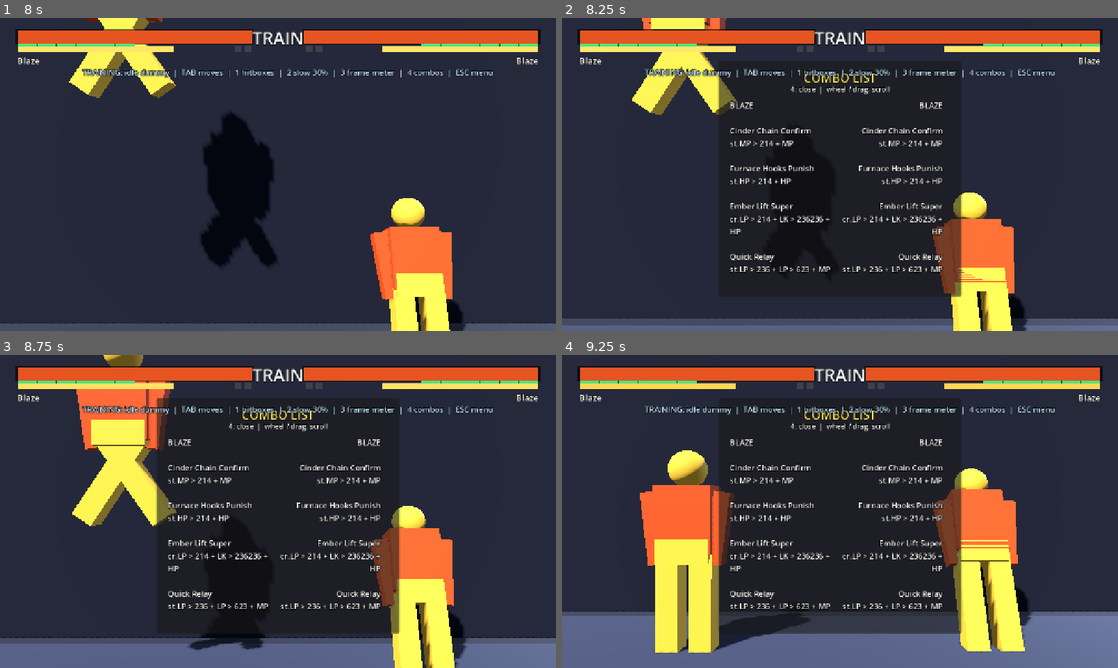
Above: before the commit, frames 1-4 (two rows, left to right).
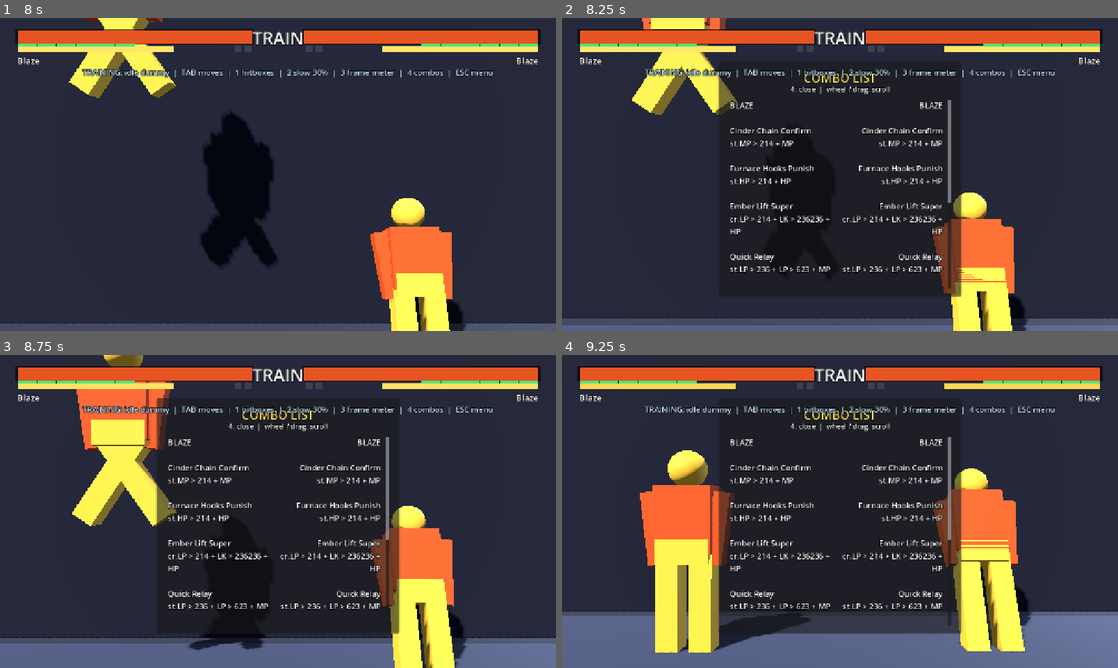
Above: after the commit, the same moments.

Repository: muji-wyh/FootisesGame3
Game: Godot game, scene res://scenes/match/Training.tscn
Two runs of this game, one before a commit and one after it. Both use one fixed random seed, a clock stepped at 60 frames per second and the inputs below. This scene is started directly instead of the project's main scene. Sound files missing from this copy of the repository are replaced by a short silence.
Inputs (mouse positions are in pixels of both pictures, inside the frame that each line leads up to):
- Up to frame 1 (8 s): tap Enter at 0.5 s; move the mouse to (400, 158) at 0.52 s; hold D 0.53-1.25 s; tap U (p1_lp) at 0.6 s; click (400, 158) at 0.67 s; drag from (166, 190) to (250, 237) at 1.27 s; move the mouse to (333, 105) at 2.02 s; hold D 2.03-2.75 s; tap I at 2.1 s; drag from (250, 237) to (111, 127) at 2.77 s; move the mouse to (444, 221) at 3.52 s; hold A 3.53-4.25 s; tap J at 3.6 s; drag from (111, 127) to (194, 96) at 4.27 s; move the mouse to (305, 174) at 5.02 s; hold S 5.03-5.75 s; tap L at 5.1 s; click (305, 174) at 5.17 s; drag from (194, 96) to (166, 190) at 5.77 s; move the mouse to (400, 158) at 6.52 s; hold W 6.53-7.25 s; tap 2 at 6.6 s; drag from (166, 190) to (250, 237) at 7.27 s
- Up to frame 2 (8.25 s): move the mouse to (895, 105) at 8.02 s; hold S from 8.03 s (still down); tap 4 at 8.1 s
- Up to frame 3 (8.75 s): keep holding S
- Up to frame 4 (9.25 s): release S at 8.75 s; drag from (812, 574) to (673, 464) at 8.77 s

Frame 1 is identical in both runs. In frame 2, 0.3% of the frame differs, in the area x 69-70%, y 26-87%; in frame 3, 0.3%; in frame 4, 0.3%.

Commit message:
Add Blaze long combo relays
Co-authored-by: Copilot <223556219+Copilot@users.noreply.github.com>

Diff:
--- a/characters/blaze/blaze.gd
+++ b/characters/blaze/blaze.gd
@@ -42,7 +42,7 @@
 const NORMAL_TUNING := {
 	"st_lp": {"startup": 4, "active": 3, "recovery": 9, "damage": 27, "hitstun": 16, "blockstun": 9, "hitstop": 9, "guard" …(265 unchanged characters)…
 	"st_mp": {"startup": 7, "active": 3, "recovery": 16, "damage": 48, "hitstun": 18, "blockstun": 11, "hitstop": 10, "gua …(278 unchanged characters)…
-	"st_hp": {"startup": 9, "active": 4, "recovery": 18, "damag …(76 unchanged characters)… ard.MID, "knockback": 6.0, "advance": 1.4, "hit_offset": Vector3(0.59, 1.38, 0.0), "hit_size": Vector3(0.39, 0.50, 0.68), "cancel_into": ["flame_surge", "flame_step_m", "flame_step_h", "cinder_lash", "ember_wheel", "super_inferno", "cinder_chain", "furnace_hooks"], "hit_reaction_clip": "KB_Hit_m_HighRight_Med", "hit_fx": HIT_FX + "Large01.png"},
+	"st_hp": {"startup": 9, "active": 4, "recovery": 18, "damag …(76 unchanged characters)… ard.MID, "knockback": 6.0, "advance": 1.8, "hit_offset": Vector3(0.59, 1.38, 0.0), "hit_size": Vector3(0.39, 0.50, 0.68), "cancel_into": ["flame_surge", "flame_step_m", "flame_step_h", "cinder_lash", "ember_wheel", "super_inferno", "cinder_chain", "furnace_hooks", "ember_barrage"], "hit_reaction_clip": "KB_Hit_m_HighRight_Med", "hit_fx": HIT_FX + "Large01.png"},
 	"st_lk": {"startup": 5, "active": 3, "recovery": 9, "damage": 29, "hitstun": 14, "blockstun": 9, "hitstop": 9, "guard" …(217 unchanged characters)…
 	# hit_offset.y is 1.10 (not the old 0.86) because KB_m_MidKick_R plants its foot at y=1.23 at
 	# the impact frame: the old box topped out at 1.06, i.e. entirely below the visible kick.
@@ -80,6 +80,9 @@
 		"Furnace Hooks Punish\nst.HP > 214 + HP",
 		"Ember Lift Super\ncr.LP > 214 + LK > 236236 + HP",
 		"Quick Relay\nst.LP > 236 + LP > 623 + MP",
+		"Heavy Relay\ncr.MP > st.MP > st.HP > 236 + LP > 623 + MP",
+		"Inferno Relay\ncr.MP > st.MP > st.HP > 236 + LP > 623 + MP > 236236 + HP",
+		"Max Heat\nst.MP > DRC > cr.MP > st.MP > st.HP > 236 + LP > 623 + MP > 236236 + HP",
 	])
 	c.max_health = 950
 	c.walk_speed = 3.6
@@ -168,7 +171,7 @@
 		"motion": MotionParser.QCF, "startup": 5, "active": 30, "recovery": 20,
 		"damage": 16, "hits": 3, "hit_gap": 13, "hitstun": 19, "blockstun": 14,
 		"hitstop": 9, "guard": GameConst.Guard.MID, "knockback": 2.4,
-		"advance": 1.8, "meter_gain": 8, "hit_fx": HIT_FX + "Effect01.png", "sfx": "lp",
+		"advance": 4.2, "meter_gain": 8, "hit_fx": HIT_FX + "Effect01.png", "sfx": "lp",
 		"anim_limb": "arm_l", "anim_extend": 0.8, "anim_clip": "KB_p_OneTwoThree",
 		"hit_offset": Vector3(0.69, 1.45, 0.0),
 		"hit_size": Vector3(0.36, 0.42, 0.58),
@@ -229,7 +232,7 @@
 		"button": GameConst.Btn.HP, "motion": MotionParser.QCF_QCF, "meter_cost": 100,
 		"startup": 8, "active": 22, "recovery": 44, "damage": 52, "hits": 5, "hit_gap": 4,
 		"hitstun": 18, "blockstun": 16, "chip": 6, "hitstop": 12, "guard": GameConst.Guard.MID,
-		"knockback": 7.4, "advance": 7.0, "launch": true, "launch_velocity": 7.0, "meter_gain": 0,
+		"knockback": 7.4, "advance": 7.0, "launch": true, "launch_velocity": 2.0, "meter_gain": 0,
 		"hit_fx": HIT_FX + "Flash03.png", "sfx": "super", "anim_limb": "leg_r", "anim_extend": 1.0, "anim_clip": "KB_Superpunch",
 		"hit_offset": Vector3(0.38, 1.02, 0.0), "hit_size": Vector3(0.28, 0.58, 0.36)}))
 
--- a/tools/run_tests.gd
+++ b/tools/run_tests.gd
@@ -1403,12 +1403,12 @@
 	root.add_child(hud)
 	var blaze := CharacterLibrary.create("blaze")
 	hud.build(blaze, blaze)
-	_check("Blaze authors the existing routes plus Quick Relay",
-		blaze.combos.size() == 4
-		and blaze.combos[0].contains("st.MP > 214 + MP")
-		and blaze.combos[1].contains("st.HP > 214 + HP")
-		and blaze.combos[2].contains("cr.LP > 214 + LK > 236236 + HP")
-		and blaze.combos[3].contains("st.LP > 236 + LP > 623 + MP"))
+	_check("Blaze authors all seven verified training combos",
+		blaze.combos.size() == 7
+		and blaze.combos[3].contains("Quick Relay")
+		and blaze.combos[4].contains("Heavy Relay")
+		and blaze.combos[5].contains("Inferno Relay")
+		and blaze.combos[6].contains("Max Heat"))
 	var empty_character := CharacterData.new()
 	empty_character.display_name = "Empty"
 	_check("combo list explains when a character has no authored routes",
@@ -1438,7 +1438,10 @@
 		left.text.contains("Cinder Chain Confirm")
 		and left.text.contains("Furnace Hooks Punish")
 		and left.text.contains("Ember Lift Super")
-		and left.text.contains("Quick Relay"))
+		and left.text.contains("Quick Relay")
+		and left.text.contains("Heavy Relay")
+		and left.text.contains("Inferno Relay")
+		and left.text.contains("Max Heat"))
 	_check("combo columns wrap long routes within their width",
 		left.autowrap_mode == TextServer.AUTOWRAP_WORD_SMART
 		and left.get_minimum_size().x <= left.size.x)
@@ -2589,7 +2592,7 @@
 		"st_mp": ["st_hp", "flame_surge", "flame_step_m", "cinder_lash", "super_inferno", "cinder_chain"],
 		"cr_mp": ["st_mp", "flame_surge", "flame_step_m", "super_inferno", "cinder_chain"],
 		"cr_mk": ["flame_surge", "flame_step_m", "super_inferno", "cinder_chain"],
-		"st_hp": ["flame_surge", "flame_step_m", "flame_step_h", "cinder_lash", "ember_wheel", "super_inferno", "cinder_chain", "furnace_hooks"],
+		"st_hp": ["flame_surge", "flame_step_m", "flame_step_h", "cinder_lash", "ember_wheel", "super_inferno", "cinder_chain", "furnace_hooks", "ember_barrage"],
 		"st_hk": ["flame_surge", "flame_step_h", "cinder_lash", "ember_wheel", "super_inferno", "cinder_chain", "furnace_hooks"],
 		"cr_hp": ["flame_surge", "flame_step_h", "cinder_lash", "ember_wheel", "super_inferno", "cinder_chain", "furnace_hooks"],
 	}
@@ -2675,6 +2678,23 @@
 		emax = maxi(emax, eb.combo_count)
 	_check("cr.LP > Ember Lift > Inferno Rush reaches at least 4 combo hits", emax >= 4)
 	ember_ctx["arena"].queue_free()
+
+func _p1_heavy_relay(ctx: Dictionary) -> bool:
+	var defender: Fighter = ctx["f2"]
+	_step(ctx, _mk(0, -1, GameConst.Btn.MP), _neutral(), 1)
+	if not _wait_for_combo_count(ctx, defender, 1):
+		return false
+	_step(ctx, _mk(0, 0, GameConst.Btn.MP), _neutral(), 1)
+	if not _wait_for_combo_count(ctx, defender, 2):
+		return false
+	_step(ctx, _mk(0, 0, GameConst.Btn.HP), _neutral(), 1)
+	if not _wait_for_combo_count(ctx, defender, 3):
+		return false
+	_p1_qcf(ctx, GameConst.Btn.LP)
+	if not _wait_for_combo_count(ctx, defender, 6):
+		return false
+	_p1_dp(ctx, GameConst.Btn.MP)
+	return _wait_for_combo_count(ctx, defender, 8)
 
 func _test_blaze_complex_relay() -> void:
 	print("[blaze complex relay]")
@@ -2745,6 +2765,75 @@
 	_check("early DP cancel intentionally truncates Ember Barrage",
 		early_max == 4)
 	early["arena"].queue_free()
+
+	_check("st.HP enters Ember Barrage without changing the medium rulers",
+		blaze.get_move("st_hp").cancel_into.has("ember_barrage")
+		and not blaze.get_move("st_mk").cancel_into.has("ember_barrage")
+		and not blaze.get_move("cr_mk").cancel_into.has("ember_barrage"))
+
+	var heavy := _build()
+	var ha: Fighter = heavy["f1"]
+	var hb: Fighter = heavy["f2"]
+	ha.position.x = -0.34
+	hb.position.x = 0.34
+	var heavy_hp := hb.health
+	var heavy_ok := _p1_heavy_relay(heavy)
+	_check("Heavy Relay reaches all 8 meterless hits",
+		heavy_ok and hb.combo_count >= 8 and hb.health < heavy_hp and hb.health > 0)
+	heavy["arena"].queue_free()
+
+	var inferno := _build()
+	var ia: Fighter = inferno["f1"]
+	var ib: Fighter = inferno["f2"]
+	ia.position.x = -0.34
+	ib.position.x = 0.34
+	ia.meter = ia.character.max_meter
+	var inferno_ok := _p1_heavy_relay(inferno)
+	_p1_qcf(inferno, 0)
+	_p1_qcf(inferno, GameConst.Btn.HP)
+	inferno_ok = inferno_ok and _wait_for_combo_count(inferno, ib, 13, 120)
+	_check("Inferno Relay reaches all 13 hits",
+		inferno_ok and ib.combo_count >= 13 and ib.health > 0)
+	_check("Inferno Relay spends the full Super meter", ia.meter == 0)
+	inferno["arena"].queue_free()
+
+	var max_heat := _build()
+	var ma: Fighter = max_heat["f1"]
+	var mb: Fighter = max_heat["f2"]
+	ma.position.x = -0.34
+	mb.position.x = 0.34
+	ma.meter = ma.character.max_meter
+	var drive_before := ma.drive
+	_step(max_heat, _mk(0, 0, GameConst.Btn.MP), _neutral(), 1)
+	var max_ok := _wait_for_combo_count(max_heat, mb, 1)
+	_step(max_heat, _mk(0, 0, GameConst.Btn.LP | GameConst.Btn.MP), _neutral(), 1)
+	var entered_drc := false
+	for i in range(36):
+		_step(max_heat, _neutral(), _neutral(), 1)
+		if ma.state == Fighter.State.DRIVE_RUSH:
+			entered_drc = true
+			break
+	var drive_after_drc := ma.drive
+	_step(max_heat, _mk(0, -1, GameConst.Btn.MP), _neutral(), 1)
+	max_ok = max_ok and entered_drc and _wait_for_combo_count(max_heat, mb, 2)
+	_step(max_heat, _mk(0, 0, GameConst.Btn.MP), _neutral(), 1)
+	max_ok = max_ok and _wait_for_combo_count(max_heat, mb, 3)
+	_step(max_heat, _mk(0, 0, GameConst.Btn.HP), _neutral(), 1)
+	max_ok = max_ok and _wait_for_combo_count(max_heat, mb, 4)
+	_p1_qcf(max_heat, GameConst.Btn.LP)
+	max_ok = max_ok and _wait_for_combo_count(max_heat, mb, 7)
+	_p1_dp(max_heat, GameConst.Btn.MP)
+	max_ok = max_ok and _wait_for_combo_count(max_heat, mb, 9)
+	_p1_qcf(max_heat, 0)
+	_p1_qcf(max_heat, GameConst.Btn.HP)
+	max_ok = max_ok and _wait_for_combo_count(max_heat, mb, 14, 120)
+	_check("Max Heat reaches all 14 hits", max_ok and mb.combo_count >= 14)
+	_check("Max Heat spends three Drive bars",
+		drive_after_drc == drive_before - Fighter.DRC_COST)
+	_check("Max Heat spends Super without a full-health KO",
+		ma.meter == 0 and mb.health > 0)
+	_check("Max Heat never crosses through the defender", ma.position.x < mb.position.x)
+	max_heat["arena"].queue_free()
 
 func _test_drive_gauge() -> void:
 	print("[drive gauge]")
